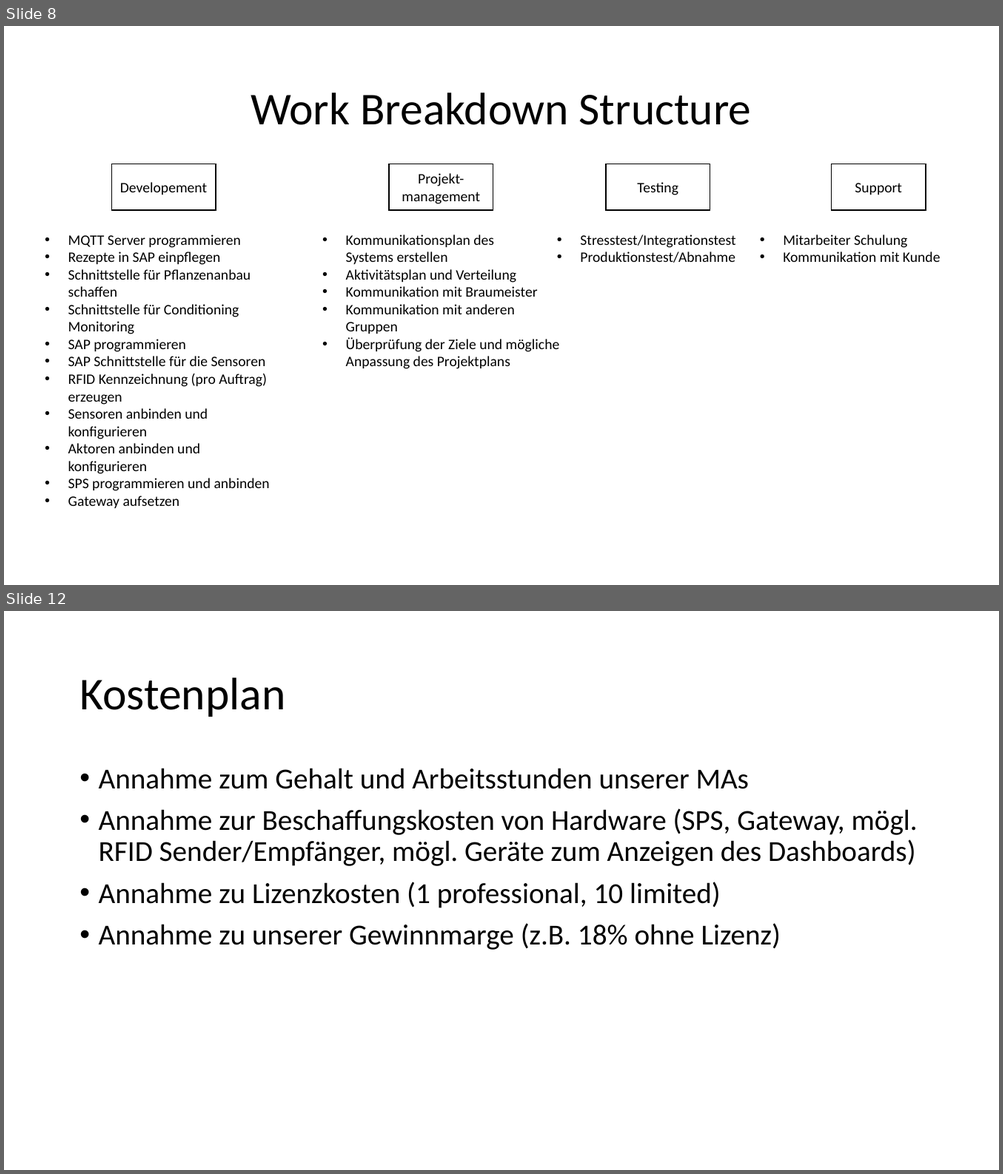
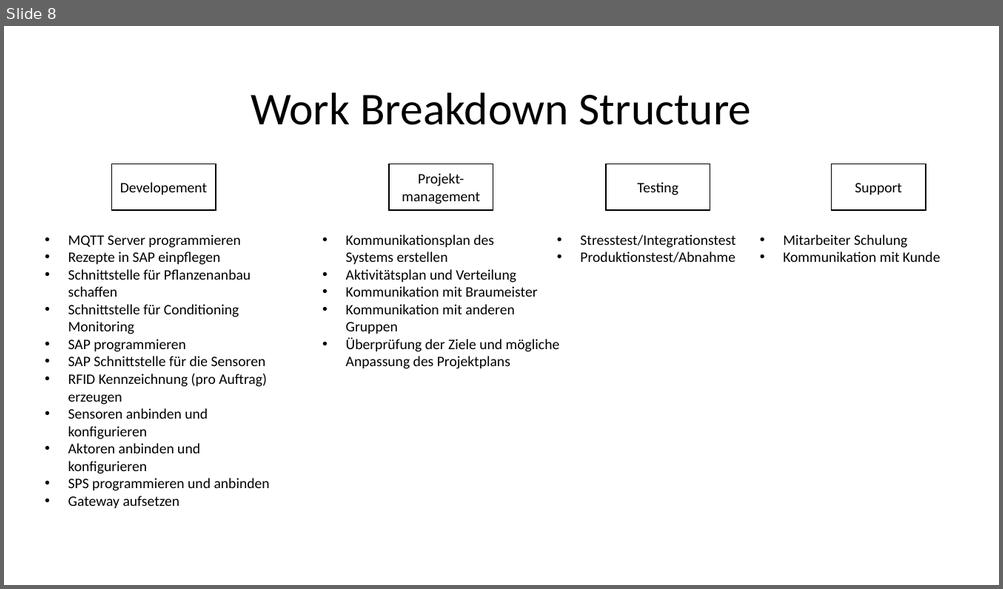
Before and after one commit to albae3333/DigitaleFabrik, a slide deck: Präsentation/Präsentation_Entwurf.pptx. Shown one above the other, each under a label of ours: slides 8 and 12 before the commit, slide 8 after it; the slides between them are not shown. The pictures are 1003x1174 and 1003x589 pixels, drawn with LibreOffice and Linux fonts; fonts in the diff are those of the drawing. Boxes give left, top, right and bottom in pixels: in the first picture for what was removed or moved away, otherwise in the second. Text is boxed around its words. In the diff, an @@ line names an element or a change of style, - is before the commit and + after.

```diff
--- a/Präsentation/Präsentation_Entwurf.pptx
+++ b/Präsentation/Präsentation_Entwurf.pptx
@@ slide 12 removed at [4,611,999,1170], background #FFFFFF @@
@@ title removed at [79,678,285,717] @@
-Kostenplan
@@ text removed at [99,768,917,950] @@
-• Annahme zum Gehalt und Arbeitsstunden unserer MAs
-• Annahme zur Beschaffungskosten von Hardware (SPS, Gateway, mögl. RFID Sender/Empfänger, mögl. Geräte zum Anzeigen des Dashboards)
-• Annahme zu Lizenzkosten (1 professional, 10 limited)
-• Annahme zu unserer Gewinnmarge (z.B. 18% ohne Lizenz)
```
Also in this commit, not shown: 2 slides changed, 3 slides added, 2 other slides removed, 1 other file.
